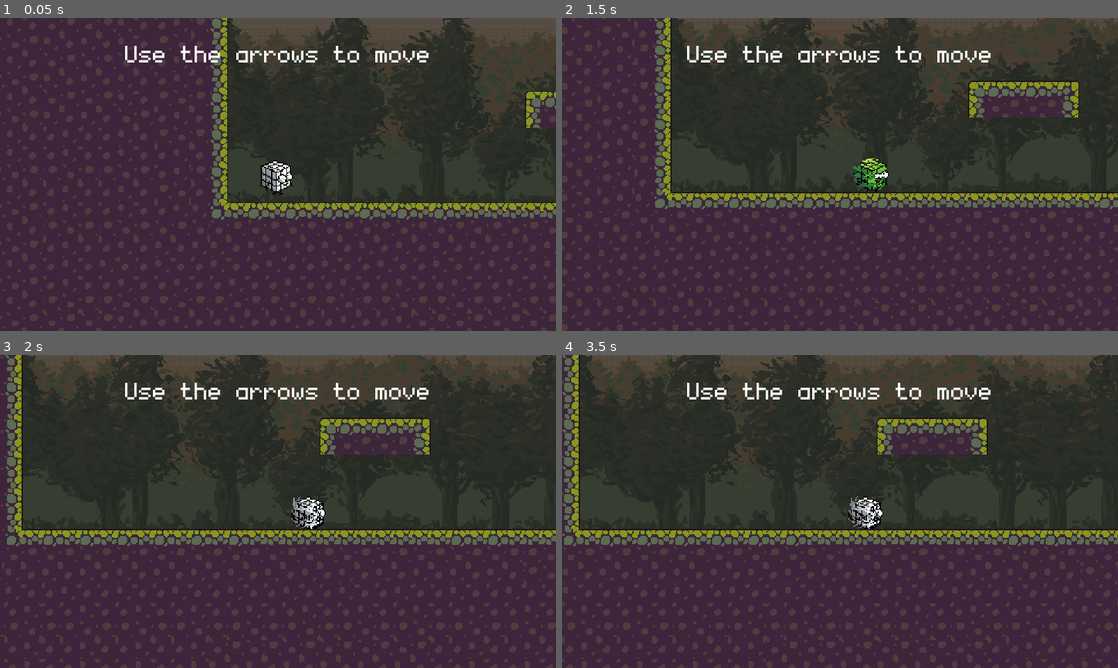
Above: before the commit, frames 1-4 (two rows, left to right).
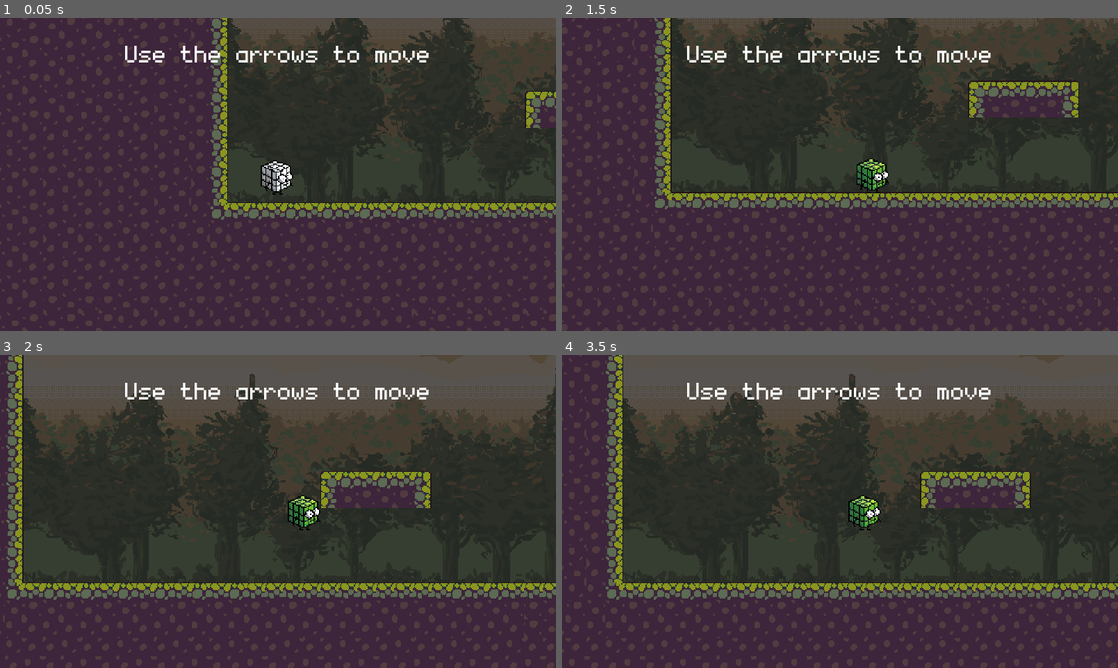
Above: after the commit, the same moments.

Repository: cauesmelo/minigamejam-22
Game: Godot game, scene res://scenes/world.tscn
Two runs of this game, one before a commit and one after it. Both use one fixed random seed, a clock stepped at 60 frames per second and the inputs below.
Inputs:
- Up to frame 1 (0.05 s): no input
- Up to frame 2 (1.5 s): hold Right (mv_right) from 0.53 s (still down); tap C (mv_action) at 0.6, 1.35 s; tap W (mv_up) at 0.77 s
- Up to frame 3 (2 s): keep holding Right (mv_right); tap W (mv_up) at 1.52 s
- Up to frame 4 (3.5 s): release Right (mv_right) at 2.03 s; hold Left (mv_left) 2.03-2.78 s; tap C (mv_action) at 2.1, 2.85 s; hold Right (mv_right) from 2.78 s (still down); tap W (mv_up) at 3.02 s

Frame 1 is identical in both runs. In frame 2, 0.2% of the frame differs, in the area x 52-59%, y 44-56%; in frame 3, 37%; in frame 4, 39%, in the area x 0-100%, y 0-79%.

Commit message:
feat: add blue char

Diff:
--- a/scenes/level_green.tscn
+++ b/scenes/level_green.tscn
@@ -1437,7 +1437,6 @@
 [node name="TileMap" type="TileMap" parent="."]
 tile_set = SubResource("TileSet_e7b5s")
 format = 2
-layer_0/z_index = 1
 layer_0/tile_data = PackedInt32Array(917504, 524288, 3, 983040, 65536, 1, 1048576, 65536, 2, 917505, 131072, 0, 983041, …(32487 unchanged characters)…
 
 [node name="Soldier" parent="." instance=ExtResource("3_pq242")]
--- a/scenes/player.tscn
+++ b/scenes/player.tscn
@@ -6,6 +6,7 @@
 [ext_resource type="Texture2D" uid="uid://cglnhtw64npjh" path="res://assets/rubik_green.png" id="3_w14hp"]
 [ext_resource type="FontFile" uid="uid://b2eveva78xecr" path="res://assets/font.ttf" id="4_rk1px"]
 [ext_resource type="Texture2D" uid="uid://d0krmnb8kpald" path="res://assets/rubik_storm.png" id="4_xqbn2"]
+[ext_resource type="Texture2D" uid="uid://djxie6ymvmmg" path="res://assets/rubik_blue.png" id="6_tp02v"]
 
 [sub_resource type="Resource" id="Resource_25b5o"]
 script = ExtResource("2_40h82")
@@ -445,6 +446,210 @@
 "speed": 10.0
 }]
 
+[sub_resource type="AtlasTexture" id="AtlasTexture_t85xi"]
+atlas = ExtResource("6_tp02v")
+region = Rect2(0, 32, 32, 32)
+
+[sub_resource type="AtlasTexture" id="AtlasTexture_e8fd5"]
+atlas = ExtResource("6_tp02v")
+region = Rect2(32, 32, 32, 32)
+
+[sub_resource type="AtlasTexture" id="AtlasTexture_iq26a"]
+atlas = ExtResource("6_tp02v")
+region = Rect2(64, 32, 32, 32)
+
+[sub_resource type="AtlasTexture" id="AtlasTexture_qrdj6"]
+atlas = ExtResource("6_tp02v")
+region = Rect2(96, 32, 32, 32)
+
+[sub_resource type="AtlasTexture" id="AtlasTexture_y7p81"]
+atlas = ExtResource("6_tp02v")
+region = Rect2(128, 32, 32, 32)
+
+[sub_resource type="AtlasTexture" id="AtlasTexture_7pv3b"]
+atlas = ExtResource("6_tp02v")
+region = Rect2(160, 32, 32, 32)
+
+[sub_resource type="AtlasTexture" id="AtlasTexture_webmh"]
+atlas = ExtResource("6_tp02v")
+region = Rect2(0, 0, 32, 32)
+
+[sub_resource type="AtlasTexture" id="AtlasTexture_r8t02"]
+atlas = ExtResource("6_tp02v")
+region = Rect2(32, 0, 32, 32)
+
+[sub_resource type="AtlasTexture" id="AtlasTexture_8vic1"]
+atlas = ExtResource("6_tp02v")
+region = Rect2(0, 96, 32, 32)
+
+[sub_resource type="AtlasTexture" id="AtlasTexture_xyadn"]
+atlas = ExtResource("6_tp02v")
+region = Rect2(32, 96, 32, 32)
+
+[sub_resource type="AtlasTexture" id="AtlasTexture_ecx3y"]
+atlas = ExtResource("6_tp02v")
+region = Rect2(64, 96, 32, 32)
+
+[sub_resource type="AtlasTexture" id="AtlasTexture_muwl8"]
+atlas = ExtResource("6_tp02v")
+region = Rect2(96, 96, 32, 32)
+
+[sub_resource type="AtlasTexture" id="AtlasTexture_xmdx0"]
+atlas = ExtResource("6_tp02v")
+region = Rect2(128, 96, 32, 32)
+
+[sub_resource type="AtlasTexture" id="AtlasTexture_yy0d2"]
+atlas = ExtResource("6_tp02v")
+region = Rect2(160, 96, 32, 32)
+
+[sub_resource type="AtlasTexture" id="AtlasTexture_egtr3"]
+atlas = ExtResource("6_tp02v")
+region = Rect2(0, 64, 32, 32)
+
+[sub_resource type="AtlasTexture" id="AtlasTexture_gtlvj"]
+atlas = ExtResource("6_tp02v")
+region = Rect2(32, 64, 32, 32)
+
+[sub_resource type="AtlasTexture" id="AtlasTexture_1p60s"]
+atlas = ExtResource("6_tp02v")
+region = Rect2(64, 64, 32, 32)
+
+[sub_resource type="AtlasTexture" id="AtlasTexture_c2q3y"]
+atlas = ExtResource("6_tp02v")
+region = Rect2(96, 64, 32, 32)
+
+[sub_resource type="AtlasTexture" id="AtlasTexture_3j1k1"]
+atlas = ExtResource("6_tp02v")
+region = Rect2(0, 160, 32, 32)
+
+[sub_resource type="AtlasTexture" id="AtlasTexture_qegue"]
+atlas = ExtResource("6_tp02v")
+region = Rect2(32, 160, 32, 32)
+
+[sub_resource type="AtlasTexture" id="AtlasTexture_4w6ea"]
+atlas = ExtResource("6_tp02v")
+region = Rect2(0, 192, 32, 32)
+
+[sub_resource type="AtlasTexture" id="AtlasTexture_m3g5f"]
+atlas = ExtResource("6_tp02v")
+region = Rect2(0, 0, 32, 32)
+
+[sub_resource type="SpriteFrames" id="SpriteFrames_ja2ou"]
+animations = [{
+"frames": [{
+"duration": 1.0,
+"texture": SubResource("AtlasTexture_t85xi")
+}, {
+"duration": 1.0,
+"texture": SubResource("AtlasTexture_e8fd5")
+}, {
+"duration": 1.0,
+"texture": SubResource("AtlasTexture_iq26a")
+}, {
+"duration": 1.0,
+"texture": SubResource("AtlasTexture_qrdj6")
+}, {
+"duration": 1.0,
+"texture": SubResource("AtlasTexture_y7p81")
+}, {
+"duration": 1.0,
+"texture": SubResource("AtlasTexture_7pv3b")
+}],
+"loop": true,
+"name": &"dash",
+"speed": 5.0
+}, {
+"frames": [{
+"duration": 1.0,
+"texture": SubResource("AtlasTexture_webmh")
+}, {
+"duration": 1.0,
+"texture": SubResource("AtlasTexture_r8t02")
+}],
+"loop": true,
+"name": &"idle",
+"speed": 4.0
+}, {
+"frames": [{
+"duration": 1.0,
+"texture": SubResource("AtlasTexture_8vic1")
+}, {
+"duration": 1.0,
+"texture": SubResource("AtlasTexture_xyadn")
+}, {
+"duration": 1.0,
+"texture": SubResource("AtlasTexture_ecx3y")
+}, {
+"duration": 1.0,
+"texture": SubResource("AtlasTexture_muwl8")
+}, {
+"duration": 1.0,
+"texture": SubResource("AtlasTexture_xmdx0")
+}, {
+"duration": 1.0,
+"texture": SubResource("AtlasTexture_yy0d2")
+}],
+"loop": true,
+"name": &"jump",
+"speed": 5.0
+}, {
+"frames": [{
+"duration": 1.0,
+"texture": SubResource("AtlasTexture_egtr3")
+}, {
+"duration": 1.0,
+"texture": SubResource("AtlasTexture_gtlvj")
+}, {
+"duration": 1.0,
+"texture": SubResource("AtlasTexture_1p60s")
+}, {
+"duration": 1.0,
+"texture": SubResource("AtlasTexture_c2q3y")
+}],
+"loop": true,
+"name": &"run",
+"speed": 6.0
+}, {
+"frames": [{
+"duration": 1.0,
+"texture": SubResource("AtlasTexture_8t8cs")
+}, {
+"duration": 1.0,
+"texture": SubResource("AtlasTexture_2dq0b")
+}, {
+"duration": 1.0,
+"texture": SubResource("AtlasTexture_kg5mx")
+}, {
+"duration": 1.0,
+"texture": SubResource("AtlasTexture_nfgof")
+}],
+"loop": false,
+"name": &"storm",
+"speed": 10.0
+}, {
+"frames": [{
+"duration": 1.0,
+"texture": SubResource("AtlasTexture_3j1k1")
+}, {
+"duration": 1.0,
+"texture": SubResource("AtlasTexture_qegue")
+}],
+"loop": false,
+"name": &"storm_in",
+"speed": 10.0
+}, {
+"frames": [{
+"duration": 1.0,
+"texture": SubResource("AtlasTexture_4w6ea")
+}, {
+"duration": 1.0,
+"texture": SubResource("AtlasTexture_m3g5f")
+}],
+"loop": false,
+"name": &"storm_out",
+"speed": 10.0
+}]
+
 [sub_resource type="Theme" id="Theme_at5pu"]
 default_font = ExtResource("4_rk1px")
 default_font_size = 32
@@ -466,7 +671,13 @@
 [node name="sprite_green" type="AnimatedSprite2D" parent="."]
 visible = false
 sprite_frames = SubResource("SpriteFrames_vybhr")
-animation = &"storm"
+animation = &"dash"
+autoplay = "idle"
+
+[node name="sprite_blue" type="AnimatedSprite2D" parent="."]
+visible = false
+sprite_frames = SubResource("SpriteFrames_ja2ou")
+animation = &"storm_out"
 autoplay = "idle"
 
 [node name="cam" type="Camera2D" parent="."]
@@ -496,3 +707,4 @@
 
 [connection signal="animation_finished" from="sprite_white" to="." method="_on_sprite_animation_finished"]
 [connection signal="animation_finished" from="sprite_green" to="." method="_on_sprite_animation_finished"]
+[connection signal="animation_finished" from="sprite_blue" to="." method="_on_sprite_animation_finished"]
--- a/scenes/soldier.tscn
+++ b/scenes/soldier.tscn
@@ -10,6 +10,7 @@
 speed = 100.0
 acceleration = 800.0
 flip_time = 3.0
+color = "green"
 
 [sub_resource type="AtlasTexture" id="AtlasTexture_rxe85"]
 atlas = ExtResource("1_mp10q")
--- a/scripts/Player.gd
+++ b/scripts/Player.gd
@@ -12,17 +12,20 @@
 var storm_from
 var storm_to
 var storm_timer = 0
+var switch_cooldown = 0
 
 @onready var world = get_tree().get_root().get_child(1)
 @onready var global_cam = world.get_node("global_cam")
 @onready var animated_sprite_2d = $sprite_white
 @onready var coyote_jump_timer = $CoyoteJumpTimer
 @onready var starting_position = global_position
-@onready var sprites = [$sprite_white, $sprite_green]
+@onready var sprites = [$sprite_white, $sprite_green, $sprite_blue]
 
 var color = "white"
 
 func _physics_process(delta):
+	if switch_cooldown > 0:
+		switch_cooldown -= delta
 
 	if is_dead:
 		handle_death(delta)
@@ -151,11 +154,19 @@
 	wait_death = 0.2
 
 func handle_switch_color():
+	if switch_cooldown > 0:
+		# TODO play error sound
+		return
+
 	if Input.is_action_just_pressed("mv_action"):
 		if color == "white":
 			switch_color("green")
 		elif color == "green":
+			switch_color("blue")
+		elif color == "blue":
 			switch_color("white")
+
+		switch_cooldown = 5.0
 
 
 func switch_color(color_to):
@@ -165,9 +176,6 @@
 
 	animated_sprite_2d.play("storm_in")
 
-	color = color_to
-	$color.text = color_to
-
 
 func _on_sprite_animation_finished():
 	if is_dead:
@@ -181,12 +189,16 @@
 
 		if curr == "storm":
 			animated_sprite_2d.visible = false
+			color = storm_to
 
 			if storm_to == "green":
 				animated_sprite_2d = $sprite_green
 
 			if storm_to == "white":
 				animated_sprite_2d = $sprite_white
+
+			if storm_to == "blue":
+				animated_sprite_2d = $sprite_blue
 
 
 			animated_sprite_2d.visible = true
--- a/scripts/enemy_movement_data.gd
+++ b/scripts/enemy_movement_data.gd
@@ -4,3 +4,4 @@
 @export var speed = 100.0
 @export var acceleration = 800.0
 @export var flip_time = 3.0
+@export var color = "green"
--- a/scripts/soldier.gd
+++ b/scripts/soldier.gd
@@ -59,6 +59,9 @@
 			if collider.name != "Player":
 				break
 
+			if collider.color == movement_data.color:
+				break
+
 			txt.text = collider.name
 			raycast.enabled = false
 			kill(collider)
Not shown: 1 places in scenes/player.tscn that only renumber resources
